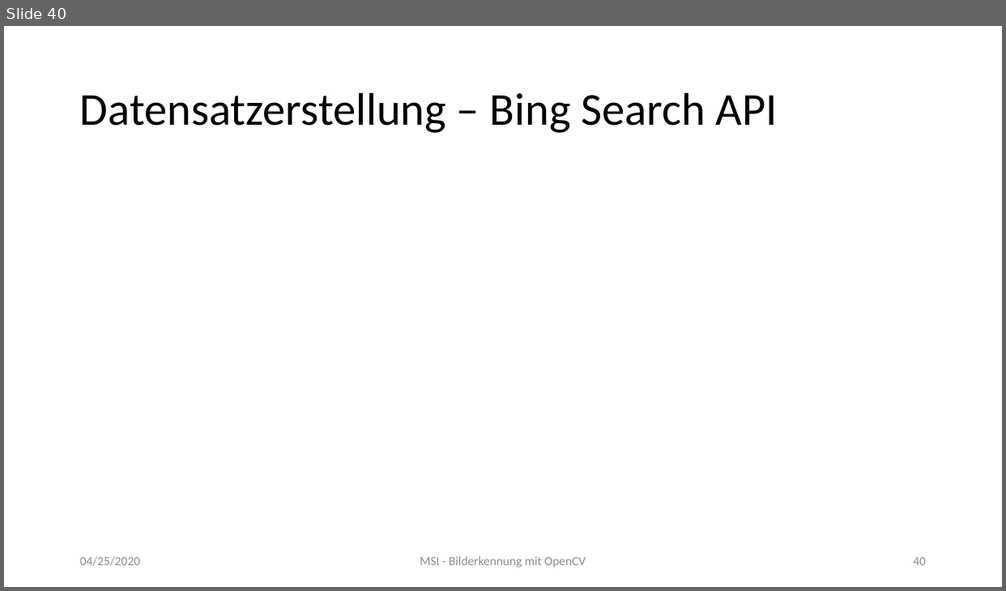
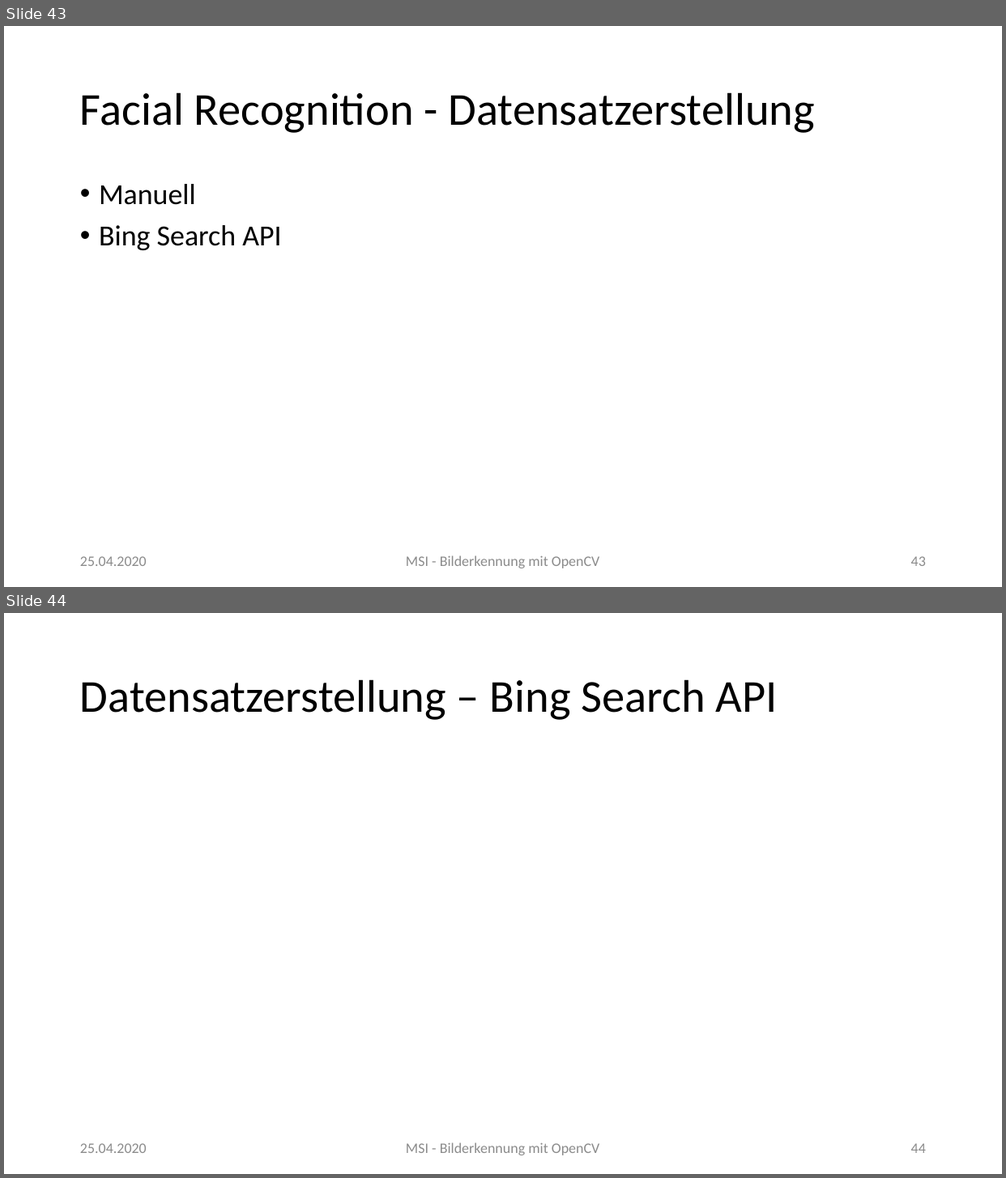
Before and after one commit to MarkusClln/MSI, a slide deck: Bilderkennung mit OpenCV.pptx. Shown one above the other, each under a label of ours: slide 40 before the commit, slides 43 and 44 after it. The pictures are 1006x591 and 1006x1178 pixels, drawn with LibreOffice and Linux fonts; fonts in the diff are those of the drawing. Boxes give left, top, right and bottom in pixels: in the first picture for what was removed or moved away, otherwise in the second. Text is boxed around its words. In the diff, an @@ line names an element or a change of style, - is before the commit and + after.

```diff
--- a/Bilderkennung mit OpenCV.pptx
+++ b/Bilderkennung mit OpenCV.pptx
@@ slide 44 added at <box>4,613,1002,1174</box>, background #FFFFFF @@
@@ title added at <box>80,679,777,720</box>, 44 pt, text #000000 @@
+Datensatzerstellung – Bing Search API
@@ text added at <box>80,1144,147,1153</box>, 14 pt, text #8C8C8C @@
+25.04.2020
@@ text added at <box>406,1143,600,1156</box>, 14 pt, text #8C8C8C @@
+MSI - Bilderkennung mit OpenCV
@@ page number added at <box>911,1144,926,1153</box>, 14 pt, text #8C8C8C @@
+44
@@ what was slide 40 is now slide 43 @@
@@ slide 43 changed as well @@
@@ title at <box>80,92,815,133</box>: text changed @@
-Datensatzerstellung – Bing Search API
+Facial Recognition - Datensatzerstellung
@@ text added at <box>99,184,281,250</box>, 28 pt, text #000000 @@
+• Manuell
+• Bing Search API
@@ text at <box>80,557,147,566</box>: text changed; size 12 to 14 pt @@
-04/25/2020
+25.04.2020
@@ text "MSI - Bilderkennung mit OpenCV" at <box>406,556,600,569</box>: size 12 to 14 pt @@
@@ page number at <box>911,557,926,566</box>: text changed; size 12 to 14 pt @@
-40
+43
```
Also in this commit, not shown: 46 other slides changed, 3 other slides added, 3 other files.
